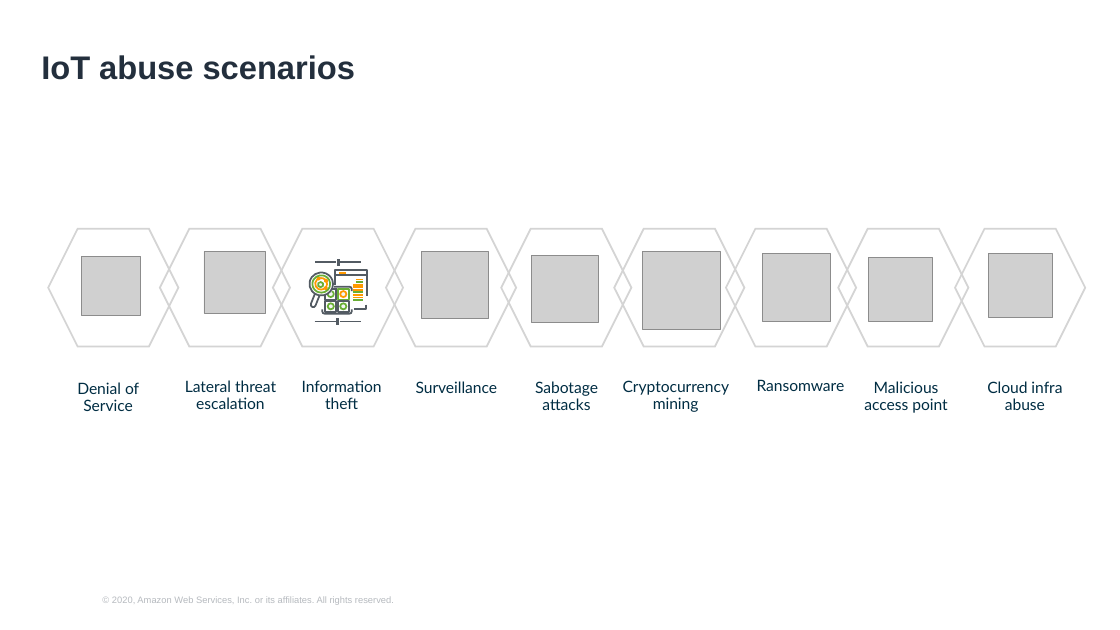
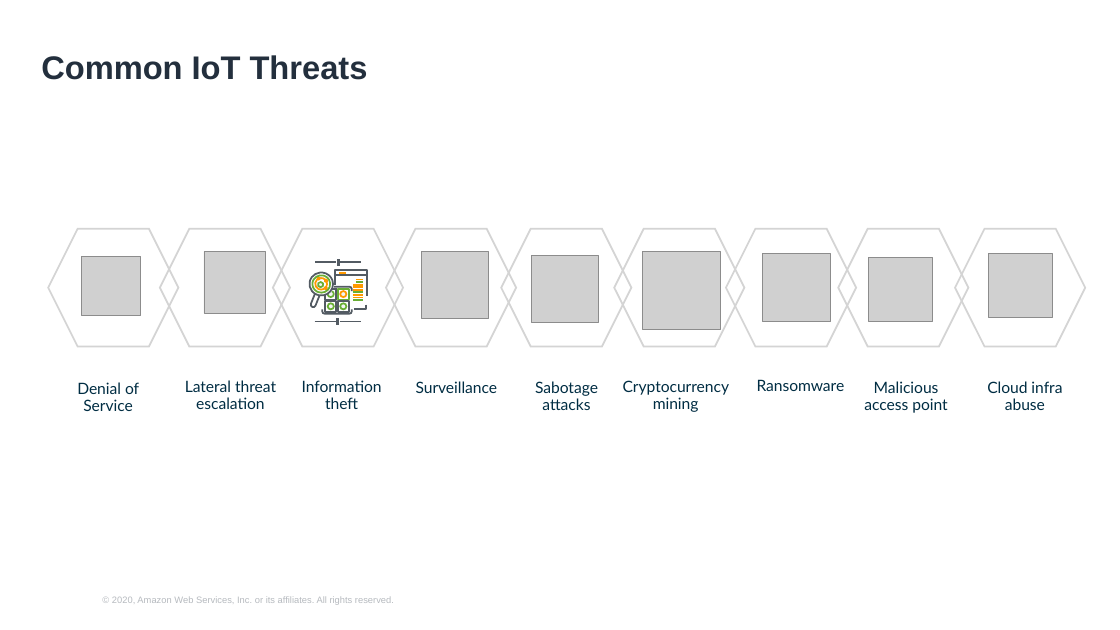
Before and after one commit to hongpham/Workshop-Protect-your-IoT-fleet, a slide deck: slide 6 of Protect your IoT fleet presentation.pptx. Drawn at 1120x630 pixels with LibreOffice and Linux fonts; fonts in the diff are those of the drawing; grey boxes stand for pictures; background and template pictures are left out. Boxes give left, top, right and bottom in pixels: in the first picture for what was removed or moved away, otherwise in the second. Text is boxed around its words. In the diff, an @@ line names an element or a change of style, - is before the commit and + after.

```diff
--- a/Protect your IoT fleet presentation.pptx
+++ b/Protect your IoT fleet presentation.pptx
@@ title at (41,55,368,80): text changed @@
-IoT abuse scenarios
+Common IoT Threats
```
Also in this commit, not shown: 5 other slides changed, 10 slides removed, 1 other file.
